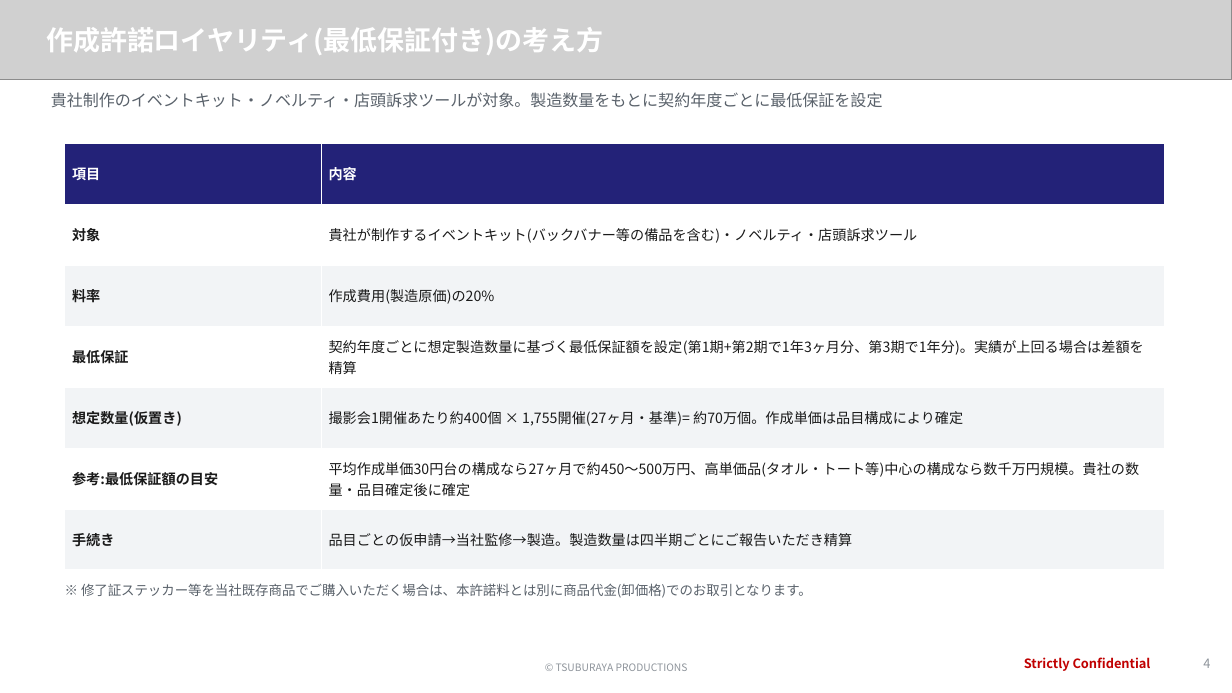
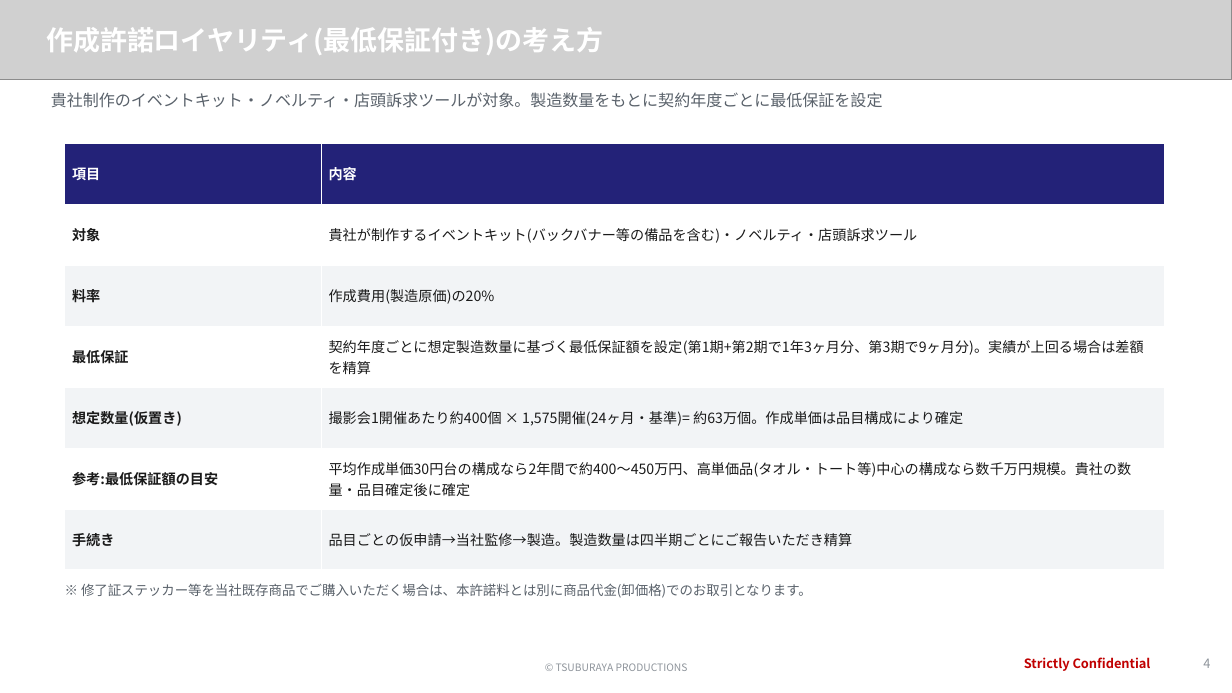
Before and after one commit to hayatoshintani-spe/kessho-lens, a slide deck: slide 4 of docs/proposals/softbank-ultraman-caravan/SB様提示用_お見積り_最低保証プラン.pptx. Drawn at 1232x693 pixels with LibreOffice and Linux fonts; fonts in the diff are those of the drawing; grey boxes stand for pictures. Boxes give left, top, right and bottom in pixels: in the first picture for what was removed or moved away, otherwise in the second. Text is boxed around its words. In the diff, an @@ line names an element or a change of style, - is before the commit and + after.

```diff
--- a/docs/proposals/softbank-ultraman-caravan/SB様提示用_お見積り_最低保証プラン.pptx
+++ b/docs/proposals/softbank-ultraman-caravan/SB様提示用_お見積り_最低保証プラン.pptx
@@ table at (65, 143, 1165, 570) @@
-row 4, column 2: 契約年度ごとに想定製造数量に基づく最低保証額を設定(第1期+第2期で1年3ヶ月分、第3期で1年分)。実績が上回る場合は差額を精算
+row 4, column 2: 契約年度ごとに想定製造数量に基づく最低保証額を設定(第1期+第2期で1年3ヶ月分、第3期で9ヶ月分)。実績が上回る場合は差額を精算
-row 5, column 2: 撮影会1開催あたり約400個 × 1,755開催(27ヶ月・基準)= 約70万個。作成単価は品目構成により確定
+row 5, column 2: 撮影会1開催あたり約400個 × 1,575開催(24ヶ月・基準)= 約63万個。作成単価は品目構成により確定
-row 6, column 2: 平均作成単価30円台の構成なら27ヶ月で約450〜500万円、高単価品(タオル・トート等)中心の構成なら数千万円規模。貴社の数量・品目確定後に確定
+row 6, column 2: 平均作成単価30円台の構成なら2年間で約400〜450万円、高単価品(タオル・トート等)中心の構成なら数千万円規模。貴社の数量・品目確定後に確定
```
Also in this commit, not shown: 4 other slides changed, 19 other files.
